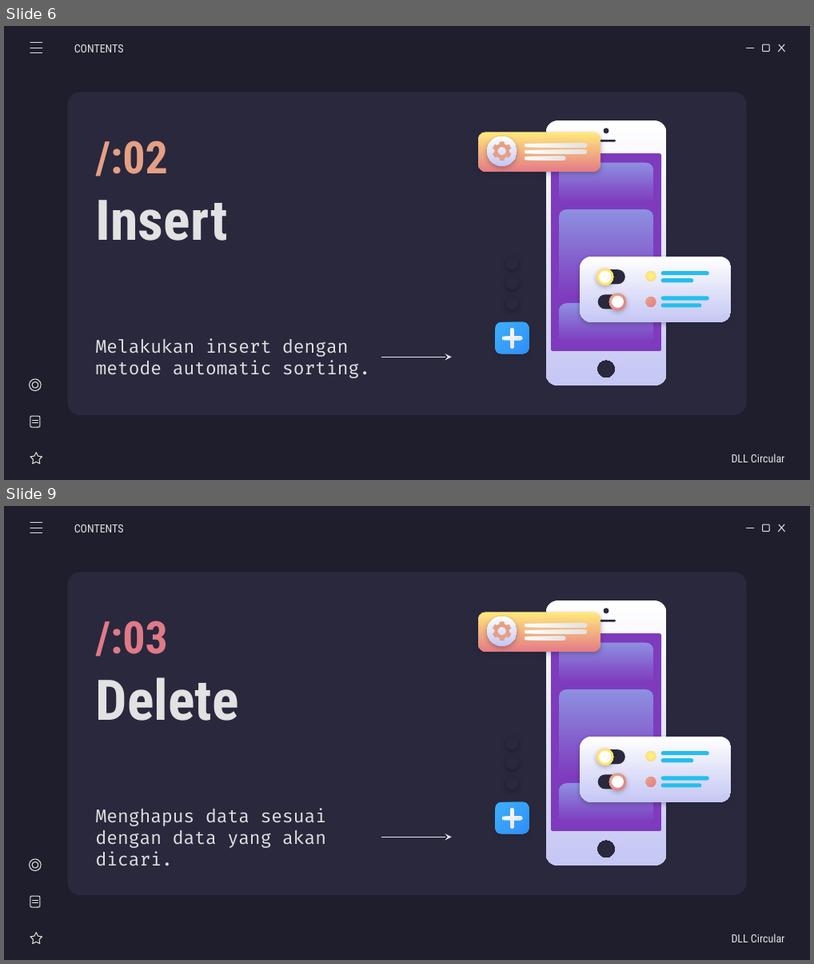
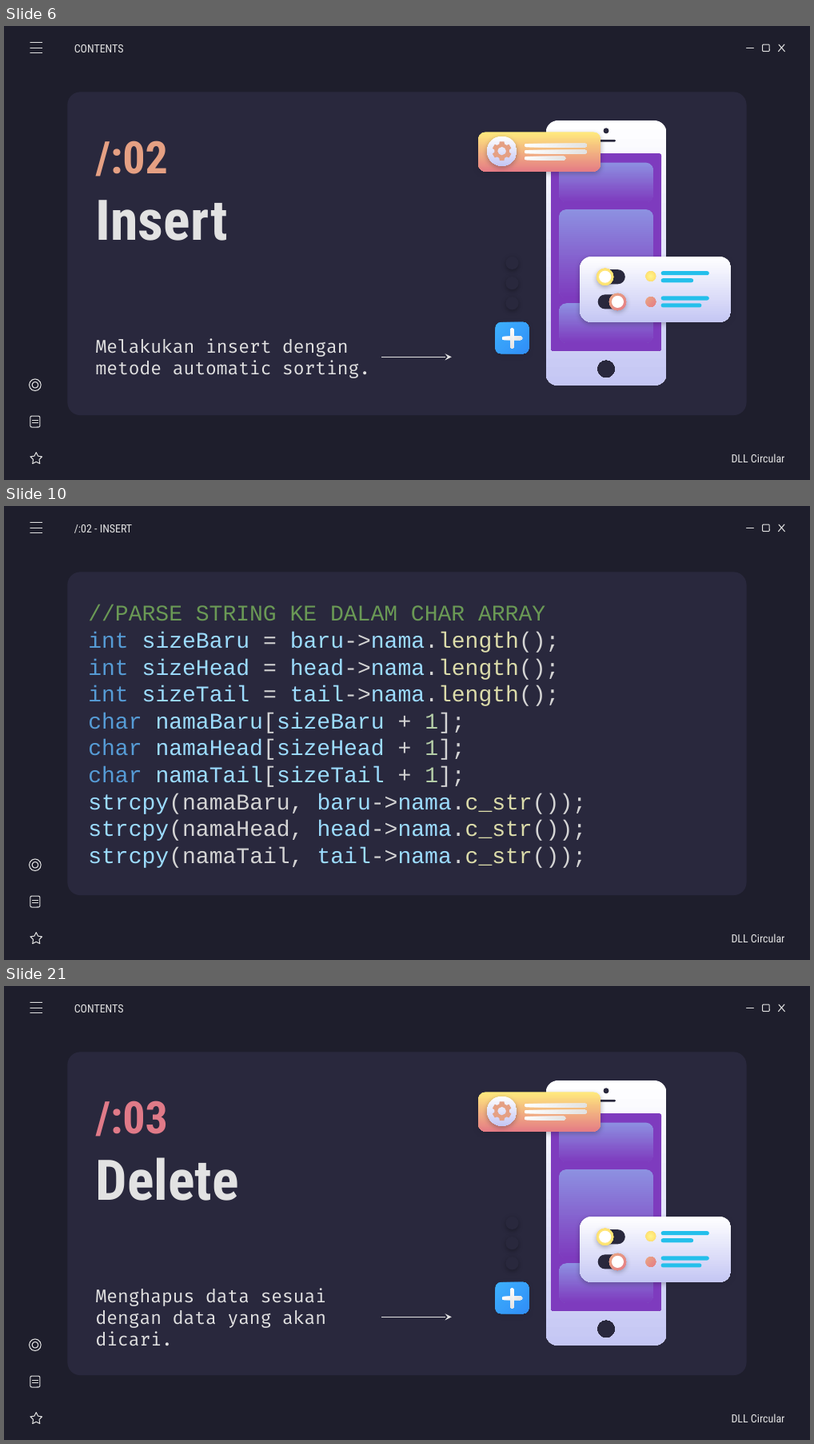
Before and after one commit to weztcy/Semester-3, a slide deck: Struktur Data/List Game - Kelompok 5.pptx. Shown one above the other, each under a label of ours: slides 6 and 9 before the commit, slides 6, 10 and 21 after it; the slides between them are not shown. The pictures are 814x964 and 814x1444 pixels, drawn with LibreOffice and Linux fonts; fonts in the diff are those of the drawing. Boxes give left, top, right and bottom in pixels: in the first picture for what was removed or moved away, otherwise in the second. Text is boxed around its words. In the diff, an @@ line names an element or a change of style, - is before the commit and + after.

```diff
--- a/Struktur Data/List Game - Kelompok 5.pptx
+++ b/Struktur Data/List Game - Kelompok 5.pptx
@@ slide 10 added at (4,506,810,960), background #1E1E2C; not listed: 5 template elements that a slide beside it also shows @@
@@ line added from (30, 523) to (42, 523), #E2E2E2 0.75 pt @@
@@ line added from (30, 528) to (42, 528), #E2E2E2 0.75 pt @@
@@ subtitle added at (74,524,132,533), 10 pt, text #E2E2E2 @@
+/:02 - INSERT
@@ line added from (30, 533) to (42, 533), #E2E2E2 0.75 pt @@
@@ subtitle added at (88,605,587,868), 20 pt, text #9CDCFE @@
+//PARSE STRING KE DALAM CHAR ARRAY
+int sizeBaru = baru->nama.length();
+int sizeHead = head->nama.length();
+int sizeTail = tail->nama.length();
+char namaBaru[sizeBaru + 1];
+char namaHead[sizeHead + 1];
+char namaTail[sizeTail + 1];
+strcpy(namaBaru, baru->nama.c_str());
+strcpy(namaHead, head->nama.c_str());
+strcpy(namaTail, tail->nama.c_str());
@@ group added at (29,858,42,943): 2 lines, 2 ellipses, 1 star, 1 rounded rectangle @@
@@ subtitle added at (732,933,786,942), 10 pt, text #E2E2E2 @@
+DLL Circular
@@ what was slide 9 is now slide 21 @@
```
Also in this commit, not shown: 4 slides changed, 12 other slides added, 4 other files.
